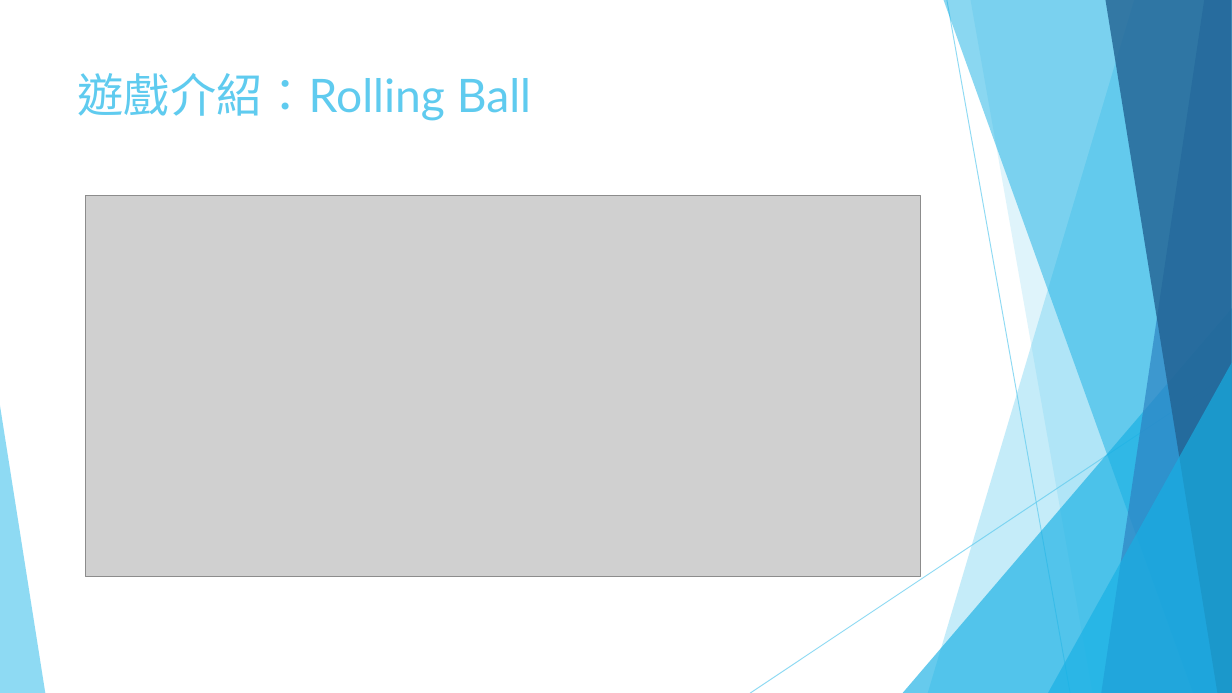
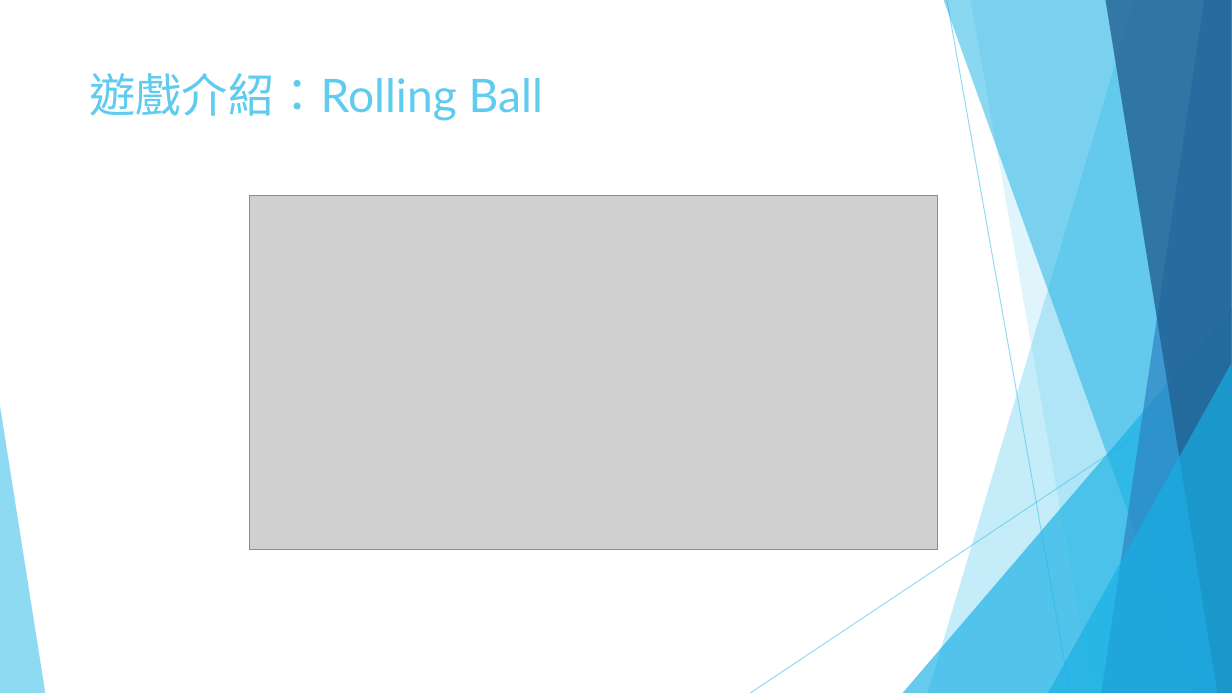
Before and after one commit to alechuang98/ComputerIntroduction, a slide deck: slide 3 of introCS_PST.pptx. Drawn at 1232x693 pixels with LibreOffice and Linux fonts; fonts in the diff are those of the drawing; grey boxes stand for pictures. Boxes give left, top, right and bottom in pixels: in the first picture for what was removed or moved away, otherwise in the second. Text is boxed around its words. In the diff, an @@ line names an element or a change of style, - is before the commit and + after.

```diff
--- a/introCS_PST.pptx
+++ b/introCS_PST.pptx
@@ title "遊戲介紹：Rolling Ball": place and size @@
-title "遊戲介紹：Rolling Ball" at [78, 73, 531, 121]
+title "遊戲介紹：Rolling Ball" at [90, 73, 543, 121]
@@ picture: place and size @@
-picture at [85, 195, 920, 577]
+picture at [250, 195, 937, 550]
```
Also in this commit, not shown: 6 other slides changed, 3 slides added.
